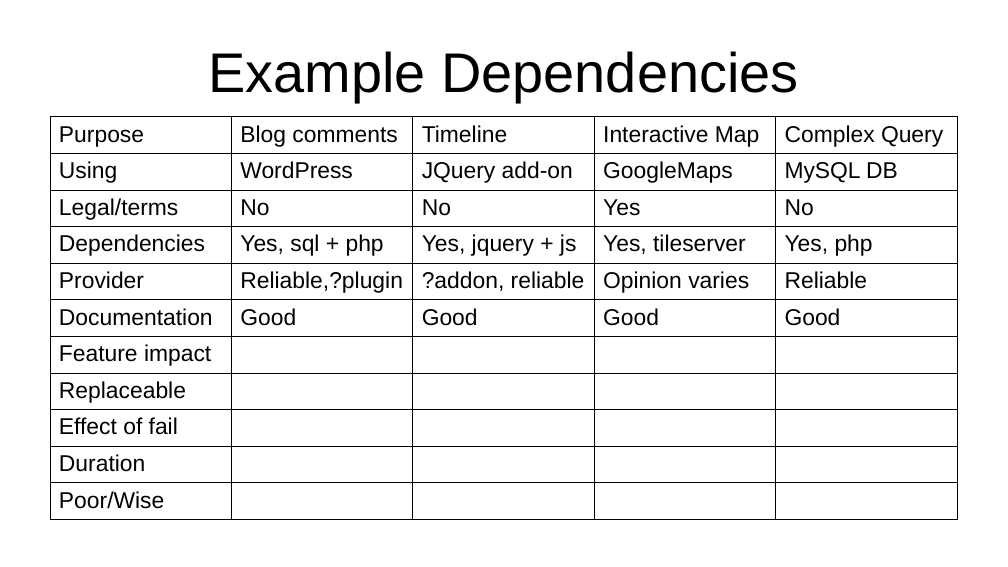
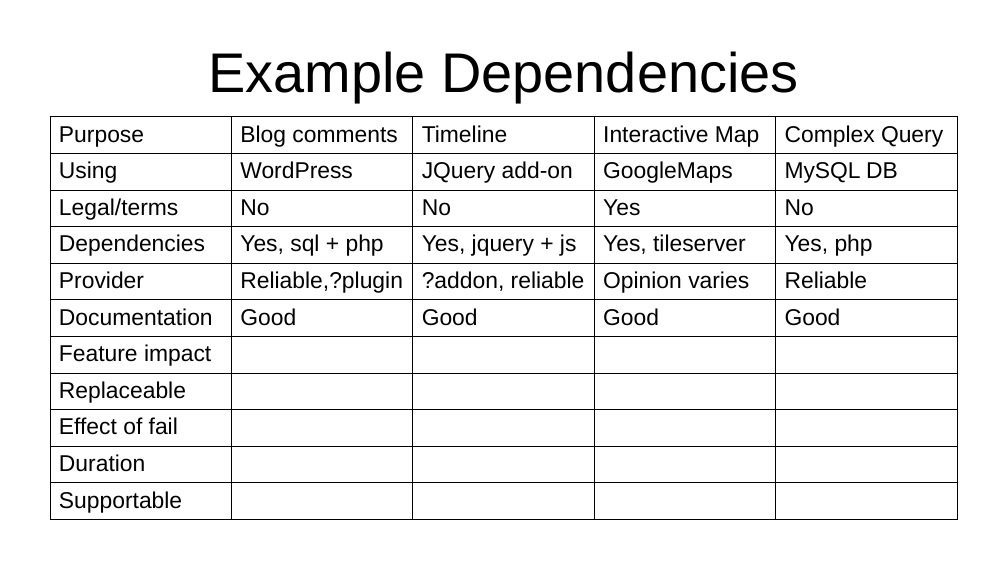
Before and after one commit to projectEndings/Endings, a slide deck: slide 14 of presentations/dhsi2019/digital_dependencies_dhsi2019.odp (slide 15 before the commit). Drawn at 1008x567 pixels with LibreOffice and Linux fonts; fonts in the diff are those of the drawing. Boxes give left, top, right and bottom in pixels: in the first picture for what was removed or moved away, otherwise in the second. Text is boxed around its words. In the diff, an @@ line names an element or a change of style, - is before the commit and + after.

```diff
--- a/presentations/dhsi2019/digital_dependencies_dhsi2019.odp
+++ b/presentations/dhsi2019/digital_dependencies_dhsi2019.odp
@@ table at box(50, 117, 957, 517) @@
-row 11, column 1: Poor/Wise
+row 11, column 1: Supportable
```
Also in this commit, not shown: 2 other slides changed, 1 other file.
